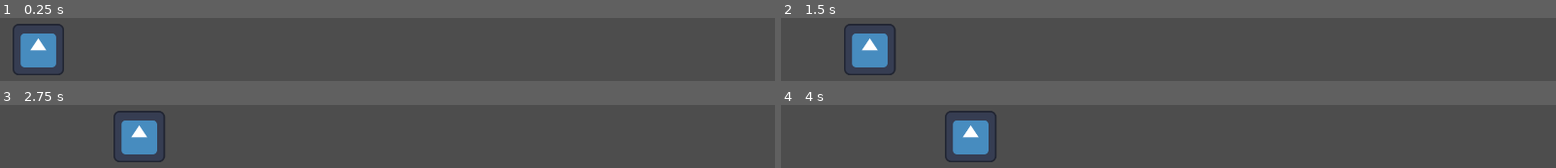
Above: before the commit, frames 1-4 (two rows, left to right).
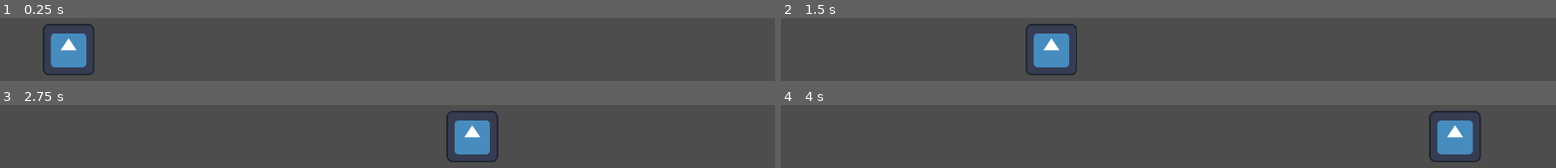
Above: after the commit, the same moments.

Repository: sysfield/fp
Game: Godot game, scene res://enemy.tscn
Same seed, same stepped clock (60 frames per second), same inputs: the game is played once before the commit and once after it. The project has no main scene, so this scene is started directly. The engine's default icon, where the game draws it, is replaced by a stand-in: a white triangle on a blue panel in a dark square.
Inputs:
- Up to frame 1 (0.25 s): no input
- Up to frame 2 (1.5 s): no input
- Up to frame 3 (2.75 s): no input
- Up to frame 4 (4 s): no input

The runs differ from the first frame. In frame 1, 5.2% of the frame differs, in the area x 1-13%, y 9-91%; in frame 2, 6.4%; in frame 3, 6.5%; in frame 4, 6.6%, in the area x 21-91%, y 9-91%.

Commit message:
Force sprite to stop at edge of screen on x axis

Diff:
--- a/Enemy.gd
+++ b/Enemy.gd
@@ -1,14 +1,18 @@
 extends Sprite2D
 
-var speed = 100
+var speed = 400
 var screen_size
+var sprite_x
 
 # Called when the node enters the scene tree for the first time.
 func _ready():
 	screen_size = get_viewport_rect().size
+	# https://ask.godotengine.org/71609/clamp-2d-not-working-in-main-scene
+	sprite_x = self.texture.get_width() / 2
 
 
 # Called every frame. 'delta' is the elapsed time since the previous frame.
 func _process(delta):
-	self.position.x += speed * delta
-	self.position.clamp(Vector2.ZERO, screen_size)
+	position.x += speed * delta
+	position.x = clamp(position.x, 0, screen_size.x - sprite_x)
+	position.y = clamp(position.y, 0, screen_size.y)
